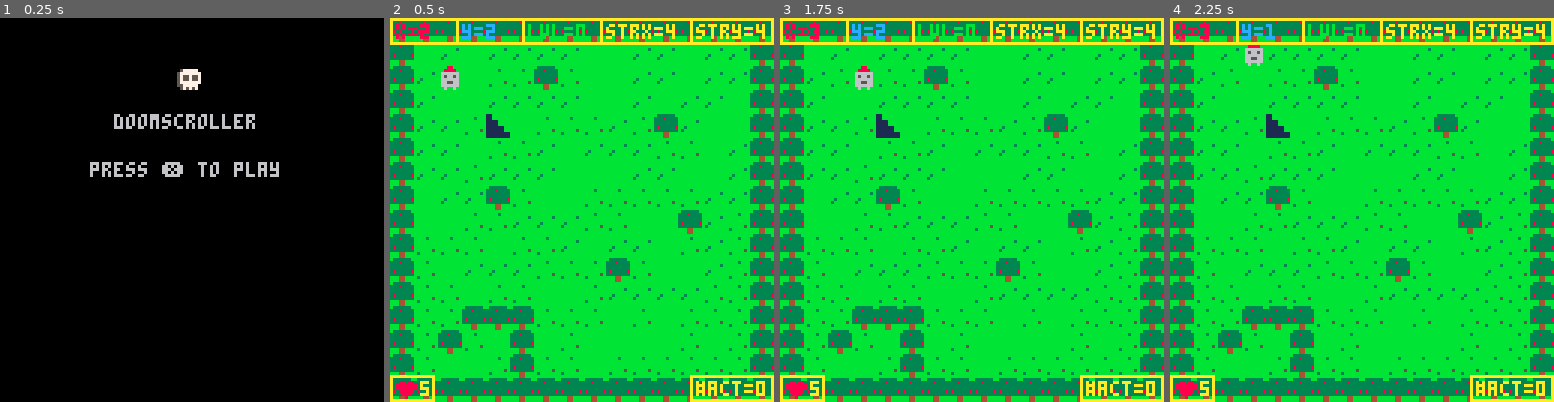
Above: before the commit, frames 1-4 (left to right).
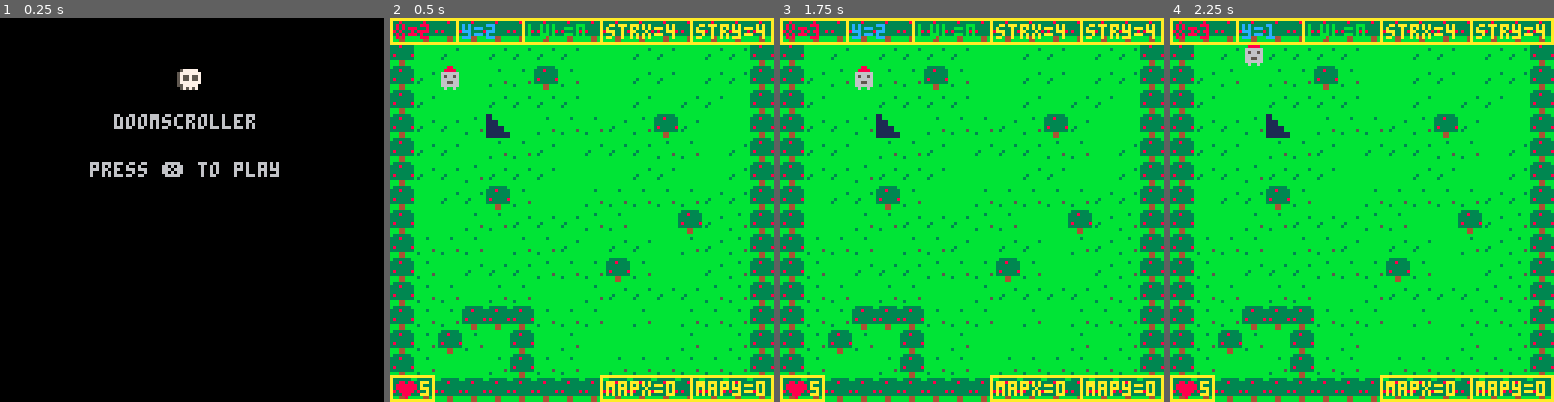
Above: after the commit, the same moments.

Repository: OmniWode/doomscroller
Game: PICO-8 cartridge doomscroller.p8
Two runs of this game, one before a commit and one after it. Both use one fixed random seed, a clock stepped at 60 frames per second and the inputs below.
Inputs:
- Up to frame 1 (0.25 s): no input
- Up to frame 2 (0.5 s): tap X (X key) at 0.33 s
- Up to frame 3 (1.75 s): tap X (X key) at 1.07 s; hold Right from 1.6 s (still down)
- Up to frame 4 (2.25 s): tap X (X key) at 1.85 s; release Right at 2.1 s; hold Up from 2.15 s (still down)

Frame 1 is identical in both runs. In frame 2, 0.9% of the frame differs, in the area x 54-92%, y 92-100%; in frame 3, 0.9%; in frame 4, 0.9%.

Commit message:
improved level gen to allow for room templates on map, also changed clear_room to reset_room to individually remove actors and objects instead of wiping whole map clear

Diff:
--- a/doomscroller.p8
+++ b/doomscroller.p8
@@ -126,7 +126,7 @@
 			cls(0)
 		end
 
-		clear_room(mapx,mapy) --is this being called too often
+		--clear_room(mapx,mapy) --is this being called too often?
 		set_room(mapx,mapy)
 
 	end
@@ -153,12 +153,39 @@
 	level+=1
 	sfx(0)
 
-	mapx=16
-	mapy=0
-
-	p.x=18
-	p.y=2
-
+	--mapx=16
+	--mapy=0
+
+	--p.x=18
+	--p.y=2
+
+	--clear_room(mapx,mapy)
+	reset_room(mapx,mapy)
+
+	if (level%5==1) then
+		mapx=0
+		mapy=16
+	elseif (level%5==2) then
+		mapx=16
+		mapy=16
+	elseif (level%5==3) then
+		mapx=32
+		mapy=16
+	elseif (level%5==4) then
+		mapx=48
+		mapy=16
+	elseif (level%5==0) then
+		mapx=64
+		mapy=16
+	else
+		stop("you broke math")
+	end
+
+	p.x=mapx+2
+	p.y=mapy+2
+
+
+	--clear_room(mapx,mapy)
 	make_room()
 end
 
@@ -176,12 +203,22 @@
 
 end
 
-
+--TO DO: make this smarter
 function set_room(mapx,mapy)
 	mset(mapx+room.stairx,mapy+room.stairy,18)
 
 	for a in all(room.actors) do
 		mset(a.x,a.y,a.spr)
+	end
+
+end
+
+-- should mirror set_room!!!!
+function reset_room(mapx,mapy)
+	mset(mapx+room.stairx,mapy+room.stairy,0)
+
+	for a in all(room.actors) do
+		mset(a.x,a.y,0)
 	end
 
 end
@@ -287,14 +324,15 @@
 	spr(48,hudx+2,hudy)
 	print(p.hp,hudx+10,hudy+2,10)
 
-
-	--rect(hudx+70,hudy,hudx+100,hudy+8,10)
-	--print("mapx="..tostr(mapx),hudx+72,hudy+2,10)
+	-- mapx and mapy
+	rect(hudx+70,hudy,hudx+100,hudy+8,10)
+	print("mapx="..tostr(mapx),hudx+72,hudy+2,10)
+	rect(hudx+100,hudy,hudx+127,hudy+8,10)
+	print("mapy="..tostr(mapy),hudx+102,hudy+2,10)
+
+	-- number of actors
 	--rect(hudx+100,hudy,hudx+127,hudy+8,10)
-	--print("mapy="..tostr(mapy),hudx+102,hudy+2,10)
-
-	rect(hudx+100,hudy,hudx+127,hudy+8,10)
-	print("#act="..tostr(#room.actors),hudx+102,hudy+2,10)
+	--print("#act="..tostr(#room.actors),hudx+102,hudy+2,10)
 
 end
 
@@ -354,14 +392,14 @@
 end
 
 __gfx__
-000000000008800001111110008008000999999000022000bbbbbbbbbbbbbbbbb333333b00000000000000000000000000000000000000000000000000000000
-000000000088880010000001088888809999999900022000bbbbbbbbbbbb3bbb3338333300000000000000000000000000000000000000000000000000000000
-007007000666666010000001888888881199999900022000bbbbbb3bbbbbbbbb3333333300000000000000000000000000000000000000000000000000000000
-000770000656656010000001088888809999999922222222bbbbbbbbbbbbbbbb3333333300000000000000000000000000000000000000000000000000000000
-000770000666666010000001088888809999919922222222bb3bbbbbbbbbbbbb3833333800000000000000000000000000000000000000000000000000000000
-007007000665566010000001888888881199999900022000b3bbbbbbbbbbbb5b3333333300000000000000000000000000000000000000000000000000000000
-000000000666666010000001088888809999999900022000bbbbbbbbb3bbbbbbbbb44bbb00000000000000000000000000000000000000000000000000000000
-000000000060060001111110008008000999999000022000bbbbbbbbbbbbbbbbbbb44bbb00000000000000000000000000000000000000000000000000000000
+000000000008800001111110001001000999999000022000bbbbbbbbbbbbbbbbb333333b00000000000000000000000000000000000000000000000000000000
+000000000088880010000001011111109999999900022000bbbbbbbbbbbb3bbb3338333300000000000000000000000000000000000000000000000000000000
+007007000666666010000001118118111199999900022000bbbbbb3bbbbbbbbb3333333300000000000000000000000000000000000000000000000000000000
+000770000656656010000001011111109999999922222222bbbbbbbbbbbbbbbb3333333300000000000000000000000000000000000000000000000000000000
+000770000666666010000001011881109999919922222222bb3bbbbbbbbbbbbb3833333800000000000000000000000000000000000000000000000000000000
+007007000665566010000001118118111199999900022000b3bbbbbbbbbbbb5b3333333300000000000000000000000000000000000000000000000000000000
+000000000666666010000001011111109999999900022000bbbbbbbbb3bbbbbbbbb44bbb00000000000000000000000000000000000000000000000000000000
+000000000060060001111110001001000999999000022000bbbbbbbbbbbbbbbbbbb44bbb00000000000000000000000000000000000000000000000000000000
 006660000555555011000000000000000aaaaaa000000000bbbbbbbb000000000000000000000000000000000000000000000000000000000000000000000000
 00666000544444451100000000000000aaaaaaaa00000000bbbbbbbb000000000000000000000000000000000000000000000000000000000000000000000000
 00666000544444451111000000000000aa0aa0aa00000000bbbbbbbb000000000000000000000000000000000000000000000000000000000000000000000000
@@ -370,14 +408,14 @@
 00666000544444451111110000000000aaa00aaa00000000bbbbbbbb000000000000000000000000000000000000000000000000000000000000000000000000
 00606000544444451111111100000000aaaaaaaa00000000bbbbbbbb000000000000000000000000000000000000000000000000000000000000000000000000
 006060000555555011111111000000000aaaaaa000000000bbbbbbbb000000000000000000000000000000000000000000000000000000000000000000000000
-00000000000000000000000000000000000000000000000000000000000000000000000000000000000000000000000000000000000000000000000000000000
-00000000000000000000000000000000000000000000000000000000000000000000000000000000000000000000000000000000000000000000000000000000
-00000000000000000000000000000000000000000000000000000000000000000000000000000000000000000000000000000000000000000000000000000000
-00000000000000000000000000000000000000000000000000000000000000000000000000000000000000000000000000000000000000000000000000000000
-00000000000000000000000000000000000000000000000000000000000000000000000000000000000000000000000000000000000000000000000000000000
-00000000000000000000000000000000000000000000000000000000000000000000000000000000000000000000000000000000000000000000000000000000
-00000000000000000000000000000000000000000000000000000000000000000000000000000000000000000000000000000000000000000000000000000000
-00000000000000000000000000000000000000000000000000000000000000000000000000000000000000000000000000000000000000000000000000000000
+8888888899999999aaaaaaaabbbbbbbbcccccccc0000000000000000000000000000000000000000000000000000000000000000000000000000000000000000
+8888888899999999aaaaaaaabbbbbbbbcccccccc0000000000000000000000000000000000000000000000000000000000000000000000000000000000000000
+8888888899999999aaaaaaaabbbbbbbbcccccccc0000000000000000000000000000000000000000000000000000000000000000000000000000000000000000
+8888888899999999aaaaaaaabbbbbbbbcccccccc0000000000000000000000000000000000000000000000000000000000000000000000000000000000000000
+8888888899999999aaaaaaaabbbbbbbbcccccccc0000000000000000000000000000000000000000000000000000000000000000000000000000000000000000
+8888888899999999aaaaaaaabbbbbbbbcccccccc0000000000000000000000000000000000000000000000000000000000000000000000000000000000000000
+8888888899999999aaaaaaaabbbbbbbbcccccccc0000000000000000000000000000000000000000000000000000000000000000000000000000000000000000
+8888888899999999aaaaaaaabbbbbbbbcccccccc0000000000000000000000000000000000000000000000000000000000000000000000000000000000000000
 00000000000000000000000000000000000000000000000000000000000000000000000000000000000000000000000000000000000000000000000000000000
 00000000000000000577777000000000000000000000000000000000000000000000000000000000000000000000000000000000000000000000000000000000
 08808800000000005777777700000000000000000000000000000000000000000000000000000000000000000000000000000000000000000000000000000000
@@ -406,22 +444,22 @@
 0807080716081607161616160716070802000000000000000000000000000002000000000000000000000000000000000000000000000000000000000000000000000000000000000000000000000000000000000000000000000000000000000000000000000000000000000000000000000000000000000000000000000000
 0807161607080707160707070707070802000000000000000000000000000002000000000000000000000000000000000000000000000000000000000000000000000000000000000000000000000000000000000000000000000000000000000000000000000000000000000000000000000000000000000000000000000000
 0808080808080808080808080808080802020202020202020202020202020202000000000000000000000000000000000000000000000000000000000000000000000000000000000000000000000000000000000000000000000000000000000000000000000000000000000000000000000000000000000000000000000000
-0202020202020202020202020202020202020204020202020202020202020202020202020202020202020202020202020000000000000000000000000000000000000000000000000000000000000000000000000000000000000000000000000000000000000000000000000000000000000000000000000000000000000000
-0200000000000000000000000000000202000000000000000000000000000002020000000000000000000000000000020000000000000000000000000000000000000000000000000000000000000000000000000000000000000000000000000000000000000000000000000000000000000000000000000000000000000000
-0200000000000000000000000000000202000000000000000000000000000002020000000000000000000000000000020000000000000000000000000000000000000000000000000000000000000000000000000000000000000000000000000000000000000000000000000000000000000000000000000000000000000000
-0200000000000000000000000000000202000000000000000000000000000004040000000000000000000000000000020000000000000000000000000000000000000000000000000000000000000000000000000000000000000000000000000000000000000000000000000000000000000000000000000000000000000000
-0200000000000000000000000000000202000000000000000000000000000002020000000000000000000000000000020000000000000000000000000000000000000000000000000000000000000000000000000000000000000000000000000000000000000000000000000000000000000000000000000000000000000000
-0200000000000000000000000000000202000000000000000000000000000002020000000000000000000000000000020000000000000000000000000000000000000000000000000000000000000000000000000000000000000000000000000000000000000000000000000000000000000000000000000000000000000000
-0200000000000000000000000000000202000000000000000000000000000002020000000000000000000000000000020000000000000000000000000000000000000000000000000000000000000000000000000000000000000000000000000000000000000000000000000000000000000000000000000000000000000000
-0200000000000000000000000000000202000000000000000000000000000002020000000000000000000000000000020000000000000000000000000000000000000000000000000000000000000000000000000000000000000000000000000000000000000000000000000000000000000000000000000000000000000000
-0200000000000000000000000000000202000000000000000000000000000002020000000000000000000000000000020000000000000000000000000000000000000000000000000000000000000000000000000000000000000000000000000000000000000000000000000000000000000000000000000000000000000000
-0200000000000000000000000000000202000000000000000000000000000002020000000000000000000000000000020000000000000000000000000000000000000000000000000000000000000000000000000000000000000000000000000000000000000000000000000000000000000000000000000000000000000000
-0200000000000000000000000000000202000000000000000000000000000002020000000000000000000000000000020000000000000000000000000000000000000000000000000000000000000000000000000000000000000000000000000000000000000000000000000000000000000000000000000000000000000000
-0200000000000000000000000000000202000000000000000000000000000002020000000000000000000000000000020000000000000000000000000000000000000000000000000000000000000000000000000000000000000000000000000000000000000000000000000000000000000000000000000000000000000000
-0200000000000000000000000000000202000000000000000000000000000002020000000000000000000000000000020000000000000000000000000000000000000000000000000000000000000000000000000000000000000000000000000000000000000000000000000000000000000000000000000000000000000000
-0200000000000000000000000000000404000000000000000000000000000002020000000000000000000000000000020000000000000000000000000000000000000000000000000000000000000000000000000000000000000000000000000000000000000000000000000000000000000000000000000000000000000000
-0200000000000000000000000000000202000000000000000000000000000002020000000000000000000000000000020000000000000000000000000000000000000000000000000000000000000000000000000000000000000000000000000000000000000000000000000000000000000000000000000000000000000000
-0202020202020202020202020202020202020202020202020202020204020202020202020202020202020202020202020000000000000000000000000000000000000000000000000000000000000000000000000000000000000000000000000000000000000000000000000000000000000000000000000000000000000000
-
-
-
+0202020202020202020202020202020202020202020202020202020202020202020202020202020202020202020202020202020202020202020202020202020202020202020202020202020202020202000000000000000000000000000000000000000000000000000000000000000000000000000000000000000000000000
+0200000002000000000000000000000202000000020000000000000000000002020000000200000000000000000000020200000002000000000000000000000202000000020000000000000000000002000000000000000000000000000000000000000000000000000000000000000000000000000000000000000000000000
+0200000002000200000000000000000202000000020002000200000000000002020000000200020002000200000000020200000002000200020002000200000202000000020002000200020002000202000000000000000000000000000000000000000000000000000000000000000000000000000000000000000000000000
+0200000002000200000000000000000202000000020002000200000000000002020000000200020002000200000000020200000002000200020002000200000202000000020002000200020002000202000000000000000000000000000000000000000000000000000000000000000000000000000000000000000000000000
+0202000202000000000000000000000202020002020000000000000000000002020200020200000000000000000000020202000202000000000000000000000202020002020000000000000000000002000000000000000000000000000000000000000000000000000000000000000000000000000000000000000000000000
+0200000000000000000000000000000202000000000000000000000000000002020000000000000000000000000000020200000000000000000000000000000202000000000000000000000000000002000000000000000000000000000000000000000000000000000000000000000000000000000000000000000000000000
+0200000000000000000000000000000202000000000000000000000000000002020000000000000000000000000000020200000000000000000000000000000202000000000000000000000000000002000000000000000000000000000000000000000000000000000000000000000000000000000000000000000000000000
+0200000000000000000000000000000202000000000000000000000000000002020000000000000000000000000000020200000000000000000000000000000202000000000000000000000000000002000000000000000000000000000000000000000000000000000000000000000000000000000000000000000000000000
+0200000000000000000000000000000202000000000000000000000000000002020000000000000000000000000000020200000000000000000000000000000202000000000000000000000000000002000000000000000000000000000000000000000000000000000000000000000000000000000000000000000000000000
+0200000000000000000000000000000202000000000000000000000000000002020000000000000000000000000000020200000000000000000000000000000202000000000000000000000000000002000000000000000000000000000000000000000000000000000000000000000000000000000000000000000000000000
+0200000000000000000000000000000202000000000000000000000000000002020000000000000000000000000000020200000000000000000000000000000202000000000000000000000000000002000000000000000000000000000000000000000000000000000000000000000000000000000000000000000000000000
+0200000000000000000000000000000202000000000000000000000000000002020000000000000000000000000000020200000000000000000000000000000202000000000000000000000000000002000000000000000000000000000000000000000000000000000000000000000000000000000000000000000000000000
+0200000000000000000000000000000202000000000000000000000000000002020000000000000000000000000000020200000000000000000000000000000202000000000000000000000000000002000000000000000000000000000000000000000000000000000000000000000000000000000000000000000000000000
+0200000000000000000000000000000202000000000000000000000000000002020000000000000000000000000000020200000000000000000000000000000202000000000000000000000000000002000000000000000000000000000000000000000000000000000000000000000000000000000000000000000000000000
+0200000000000000000000000000000202000000000000000000000000000002020000000000000000000000000000020200000000000000000000000000000202000000000000000000000000000002000000000000000000000000000000000000000000000000000000000000000000000000000000000000000000000000
+0202020202020202020202020202020202020202020202020202020202020202020202020202020202020202020202020202020202020202020202020202020202020202020202020202020202020202000000000000000000000000000000000000000000000000000000000000000000000000000000000000000000000000
+
+
+
